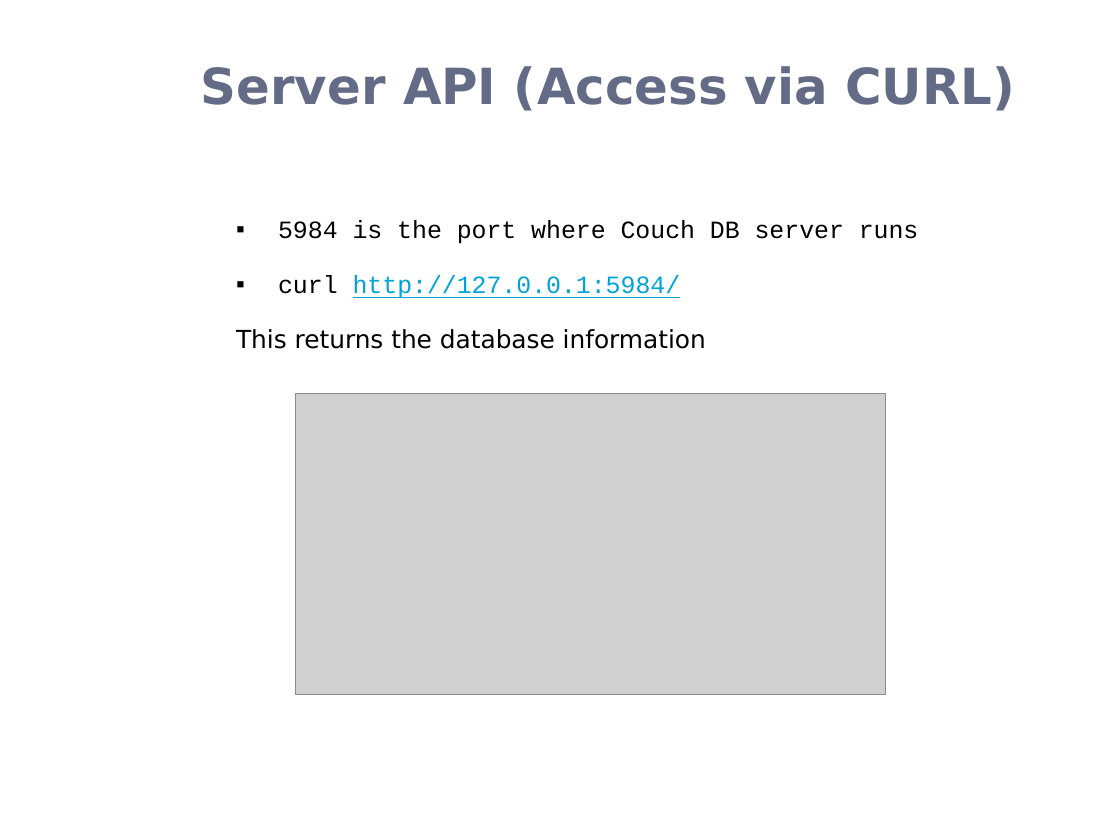
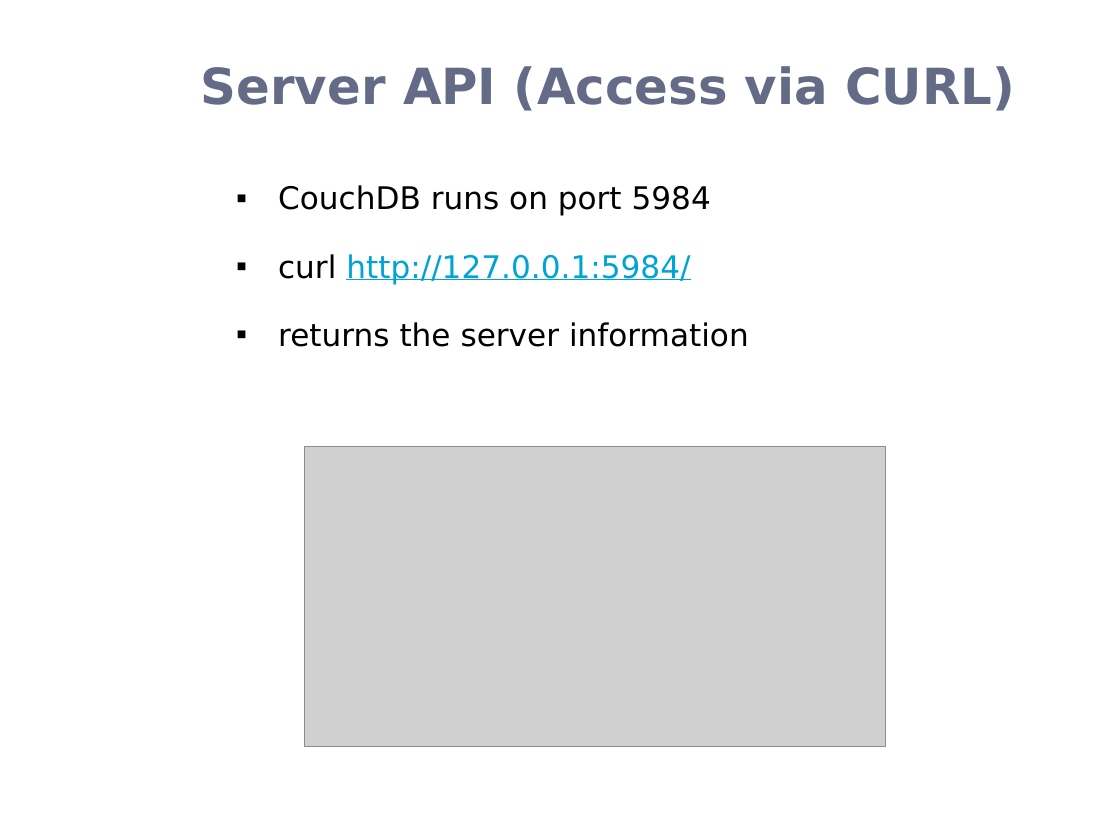
Before and after one commit to rohanz1993/Team_9_Heroku_Shopping_Cart_-_AWS_NoSQL_Service, a slide deck: slide 6 of Donita/CouchDB.pptx. Drawn at 1120x840 pixels with LibreOffice and Linux fonts; fonts in the diff are those of the drawing; grey boxes stand for pictures; background and template pictures are left out. Boxes give left, top, right and bottom in pixels: in the first picture for what was removed or moved away, otherwise in the second. Text is boxed around its words. In the diff, an @@ line names an element or a change of style, - is before the commit and + after.

```diff
--- a/Donita/CouchDB.pptx
+++ b/Donita/CouchDB.pptx
@@ text "CouchDB runs on port 5984": place and size @@
-text "CouchDB runs on port 5984" at box(236, 220, 919, 349)
+text "CouchDB runs on port 5984" at box(278, 185, 749, 347)
@@ text at box(278, 185, 711, 216): text changed; size 16 to 20 pt; font Courier New to DejaVu Sans @@
-▪ 5984 is the port where Couch DB server runs
+▪ CouchDB runs on port 5984
@@ text at box(278, 254, 690, 284): size 16 to 20 pt, font Courier New to DejaVu Sans in "curl http://127.0.0.1:5984/"; more space between paragraphs @@
@@ text at box(278, 322, 749, 347): text changed; size 16 to 20 pt @@
-This returns the database information
+▪ returns the server information
@@ picture: place and size @@
-picture at box(296, 393, 886, 694)
+picture at box(305, 447, 886, 747)
```
Also in this commit, not shown: 7 other slides changed, 2 slides added.
